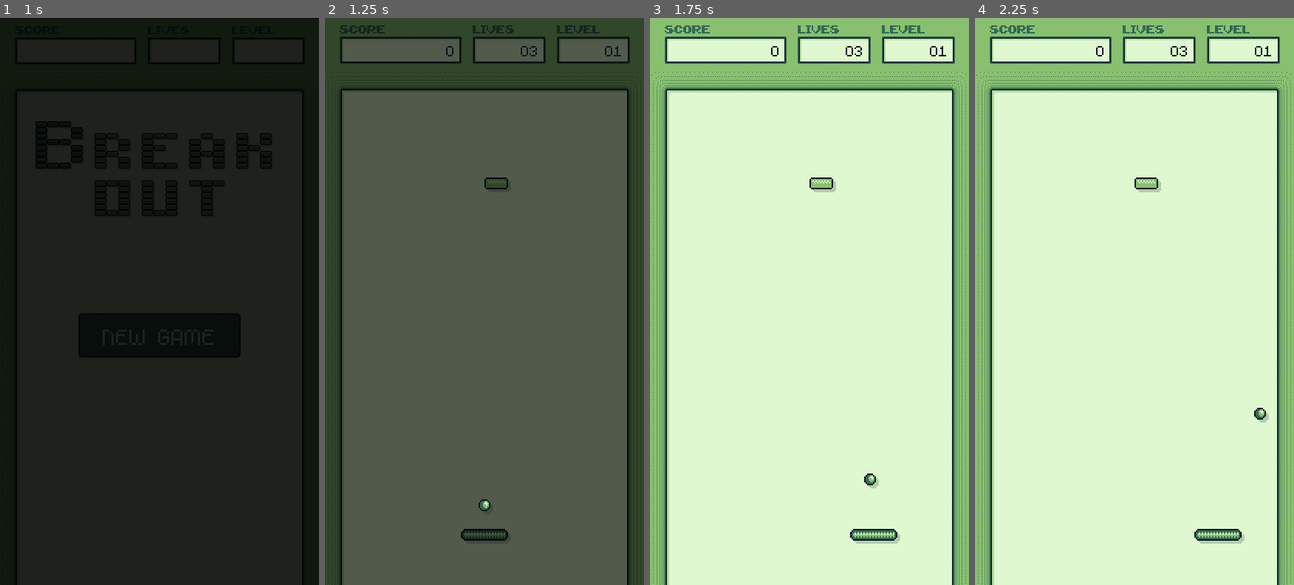
Above: before the commit, frames 1-4 (left to right).
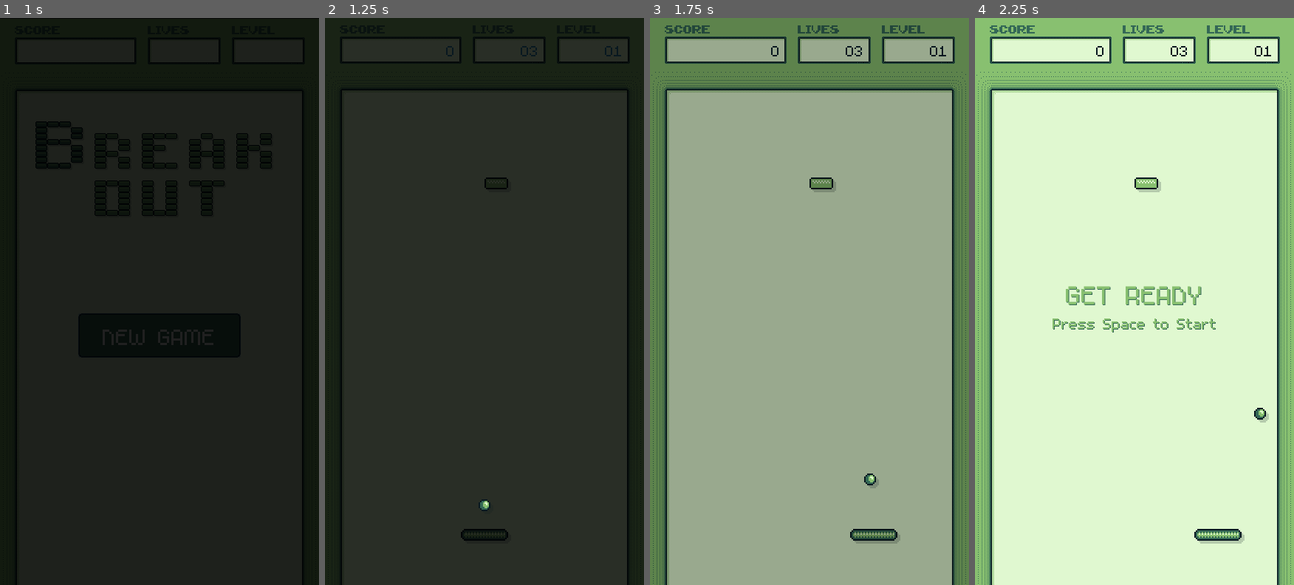
Above: after the commit, the same moments.

Repository: mikahimself/breakout-godot
Game: Godot game, scene res://scenes/TitleScreen.tscn
Same seed, same stepped clock (60 frames per second), same inputs: the game is played once before the commit and once after it.
Inputs:
- Up to frame 1 (1 s): click "NEW GAME" at 0.5 s
- Up to frame 2 (1.25 s): no input
- Up to frame 3 (1.75 s): hold Right from 1.28 s (still down); tap Space at 1.52 s
- Up to frame 4 (2.25 s): release Right at 2.03 s; hold Left from 2.03 s (still down)

Frame 1 is identical in both runs. In frame 2, 95% of the frame differs, in the area x 0-100%, y 0-100%; in frame 3, 99%; in frame 4, 1.1%.

Commit message:
Change fades, add sounds, move brick script to scripts folder.

Diff:
--- a/scenes/Gamescreen.tscn
+++ b/scenes/Gamescreen.tscn
@@ -84,6 +84,9 @@
 
 [node name="gamescreen_label" parent="." instance=ExtResource( 8 )]
 [connection signal="level_ready" from="." to="game_controller" method="_on_Gamescreen_level_ready"]
+[connection signal="ball_shot" from="paddle" to="." method="_on_paddle_ball_shot"]
 [connection signal="ball_shot" from="paddle" to="game_controller" method="_on_paddle_ball_shot"]
+[connection signal="level_change" from="game_controller" to="." method="_on_game_controller_level_change"]
 [connection signal="level_finished" from="game_controller" to="." method="_on_game_controller_level_finished"]
 [connection signal="body_entered" from="game_over_area" to="game_controller" method="_on_game_over_area_body_entered"]
+[connection signal="fade_finished" from="FadeIn" to="." method="_on_FadeIn_fade_finished"]
--- a/scenes/brick.tscn
+++ b/scenes/brick.tscn
@@ -1,6 +1,6 @@
 [gd_scene load_steps=5 format=2]
 
-[ext_resource path="res://scenes/brick.gd" type="Script" id=1]
+[ext_resource path="res://scripts/brick.gd" type="Script" id=1]
 [ext_resource path="res://sprites/block_shadow.png" type="Texture" id=2]
 [ext_resource path="res://sprites/blocks.png" type="Texture" id=3]
 
--- a/scenes/fade_in.tscn
+++ b/scenes/fade_in.tscn
@@ -19,8 +19,7 @@
 "values": [ Color( 0, 0, 0, 1 ), Color( 0, 0, 0, 0 ) ]
 }
 
-[sub_resource type="Animation" id=1]
-resource_name = "Fade_Out"
+[sub_resource type="Animation" id=2]
 length = 0.5
 step = 0.5
 tracks/0/type = "value"
@@ -45,6 +44,6 @@
 script = ExtResource( 1 )
 
 [node name="AnimationPlayer" type="AnimationPlayer" parent="."]
-anims/Fade_In = SubResource( 2 )
-anims/Fade_Out = SubResource( 1 )
+anims/Fade_In = SubResource( 1 )
+anims/Fade_Out = SubResource( 2 )
 [connection signal="animation_finished" from="AnimationPlayer" to="." method="_on_AnimationPlayer_animation_finished"]
--- a/scenes/gamescreen_label.tscn
+++ b/scenes/gamescreen_label.tscn
@@ -1,20 +1,23 @@
-[gd_scene load_steps=4 format=2]
+[gd_scene load_steps=5 format=2]
 
-[ext_resource path="res://fonts/m5x7.ttf" type="DynamicFontData" id=1]
+[ext_resource path="res://themes/breakout_theme.tres" type="Theme" id=1]
+[ext_resource path="res://fonts/m5x7.ttf" type="DynamicFontData" id=2]
 
 [sub_resource type="DynamicFont" id=1]
 size = 56
-font_data = ExtResource( 1 )
+font_data = ExtResource( 2 )
 
 [sub_resource type="DynamicFont" id=2]
 size = 32
-font_data = ExtResource( 1 )
+font_data = ExtResource( 2 )
 
 [node name="gamescreen_label" type="VBoxContainer"]
+visible = false
 margin_left = 66.0
 margin_top = 350.0
 margin_right = 366.0
 margin_bottom = 450.0
+theme = ExtResource( 1 )
 
 [node name="label_maintext" type="Label" parent="."]
 margin_right = 300.0
--- a/scripts/Gamescreen.gd
+++ b/scripts/Gamescreen.gd
@@ -1,4 +1,14 @@
 extends Node2D
+
+# Text constants
+var txt_game_over_main = "GAME OVER"
+var txt_game_over_sub = "Press Space to Continue"
+var txt_lvl_finished_main = "LEVEL FINISHED"
+var txt_get_ready_main = "GET READY"
+var txt_get_ready_sub = "Press Space to Start"
+var txt_congrats_main = "CONGRATULATIONS"
+var txt_congrats_sub = "You Beat the Final Level!\nPress Space to Continue"
+var txt_none = ""
 
 var side_buffer = 40
 var top_buffer = 128
@@ -16,12 +26,12 @@
 var level
 var levels
 
+var gs_label_main
+var gs_label_sub
+
 func _ready():
 	setup_items()
 	create_level()
-	#$FadeIn.show()
-	#$FadeIn.fade_in()
-
 
 func create_level():
 	brick_count = 0
@@ -37,7 +47,6 @@
 				# Add the brick to the scene to make it visible
 				get_node("brick_container").call_deferred("add_child", brick)
 				brick_count += 1
-	emit_signal("level_ready", brick_count)
 	show_screen()
 
 func get_brick_count():
@@ -49,18 +58,44 @@
 func setup_items():
 	levels = $leveldata.levels
 	level = levels[$game_controller.level]
+	gs_label_main = $gamescreen_label.get_node("label_maintext")
+	gs_label_sub = $gamescreen_label.get_node("label_subtext")
 	print("current level: ", level)
 
 func _on_game_controller_level_finished():
+	show_label(txt_lvl_finished_main, txt_none)
 	for brick in get_node("brick_container").get_children():
 		brick.queue_free()
+
+func _on_game_controller_level_change():
+	hide_label()
+	fade_screen()
 	setup_items()
 	create_level()
 
+func _on_FadeIn_fade_finished(anim_name):
+	print("fade finished ", anim_name)
+	if anim_name == "Fade_In":
+		emit_signal("level_ready", brick_count)
+		show_label(txt_get_ready_main, txt_get_ready_sub)
+
+func _on_paddle_ball_shot():
+	hide_label()
+
+func show_label(main_text, sub_text):
+	gs_label_main.set_text(main_text)
+	gs_label_sub.set_text(sub_text)
+	$gamescreen_label.show()
+
+func hide_label():
+	gs_label_main.set_text(txt_none)
+	gs_label_sub.set_text(txt_none)
+	$gamescreen_label.hide()
+
 func fade_screen():
 	$FadeIn.show()
-	$FadeIn.fade_out()
+	$FadeIn.fade_out(0.5)
 
 func show_screen():
 	$FadeIn.show()
-	$FadeIn.fade_in()
+	$FadeIn.fade_in(0.5)
--- a/scripts/TitleScreen.gd
+++ b/scripts/TitleScreen.gd
@@ -56,9 +56,9 @@
 
 func _on_new_game_button_pressed():
 	$FadeIn.show()
-	$FadeIn.fade_out()
+	$FadeIn.fade_out(1)
 
 
-func _on_FadeIn_fade_finished():
+func _on_FadeIn_fade_finished(anim_name):
 	get_node("brick_container").queue_free()
 	get_tree().change_scene("res://scenes/Gamescreen.tscn")
--- a/scripts/fade_in.gd
+++ b/scripts/fade_in.gd
@@ -1,12 +1,12 @@
 extends ColorRect
 
-signal fade_finished
+signal fade_finished(anim_name)
 
-func fade_out():
-	$AnimationPlayer.play("Fade_Out")
+func fade_out(speed):
+	$AnimationPlayer.play("Fade_Out", -1, speed, false)
 
-func fade_in():
-	$AnimationPlayer.play("Fade_In")
+func fade_in(speed):
+	$AnimationPlayer.play("Fade_In", -1, speed, false)
 
 func _on_AnimationPlayer_animation_finished(anim_name):
-	emit_signal("fade_finished")
+	emit_signal("fade_finished", anim_name)
--- a/scripts/game_controller.gd
+++ b/scripts/game_controller.gd
@@ -6,6 +6,7 @@
 # out of bounds 2
 
 var out_of_bounds_timer
+var level_finished_timer
 var ball_state
 var no_of_balls_in_play
 var ball
@@ -25,6 +26,7 @@
 
 # Signals
 signal level_finished
+signal level_change
 signal game_finished
 signal game_over
 
@@ -50,7 +52,14 @@
 	out_of_bounds_timer.set_one_shot(true)
 	out_of_bounds_timer.set_wait_time(0.75)
 	out_of_bounds_timer.connect("timeout", self, "_on_out_of_bounds_timeout")
+
+	level_finished_timer = Timer.new()
+	level_finished_timer.set_one_shot(true)
+	level_finished_timer.set_wait_time(1.5)
+	level_finished_timer.connect("timeout", self, "_on_level_finished_timeout")
+
 	add_child(out_of_bounds_timer)
+	add_child(level_finished_timer)
 
 func setup_labels():
 	label_score = get_parent().get_node("textboxes").get_node("label_score")
@@ -72,6 +81,10 @@
 	ball_state = 0
 	if _update_lives():
 		init_ball()
+
+func _on_level_finished_timeout():
+	print("level end timer finished")
+	emit_signal("level_change")
 
 func _update_score(add_score):
 	score += add_score
@@ -112,6 +125,7 @@
 		no_of_balls_in_play = 0
 		print("level finished")
 		emit_signal("level_finished")
+		level_finished_timer.start()
 
 func init_ball():
 	var ball_node = ball.instance()
--- a/themes/breakout_theme.tres
+++ b/themes/breakout_theme.tres
@@ -44,13 +44,16 @@
 corner_radius_bottom_left = 6
 anti_aliasing = false
 
-[sub_resource type="DynamicFont" id=1]
+[sub_resource type="DynamicFont" id=4]
+font_data = ExtResource( 1 )
+
+[sub_resource type="DynamicFont" id=5]
 size = 48
 outline_color = Color( 0.0313726, 0.0941176, 0.12549, 1 )
 font_data = ExtResource( 1 )
 
 [resource]
-default_font = SubResource( 1 )
+default_font = SubResource( 5 )
 Button/colors/font_color = Color( 0.878431, 0.972549, 0.815686, 1 )
 Button/colors/font_color_disabled = Color( 0.878431, 0.972549, 0.815686, 0.2 )
 Button/colors/font_color_hover = Color( 0.878431, 0.972549, 0.815686, 1 )
@@ -59,6 +62,15 @@
 Button/fonts/font = null
 Button/styles/disabled = null
 Button/styles/focus = null
-Button/styles/hover = SubResource( 2 )
-Button/styles/normal = SubResource( 3 )
-Button/styles/pressed = SubResource( 4 )
+Button/styles/hover = SubResource( 1 )
+Button/styles/normal = SubResource( 2 )
+Button/styles/pressed = SubResource( 3 )
+Label/colors/font_color = Color( 0, 0, 0, 1 )
+Label/colors/font_color_shadow = Color( 0, 0, 0, 0 )
+Label/colors/font_outline_modulate = Color( 1, 1, 1, 1 )
+Label/constants/line_spacing = 3
+Label/constants/shadow_as_outline = 0
+Label/constants/shadow_offset_x = 1
+Label/constants/shadow_offset_y = 1
+Label/fonts/font = SubResource( 4 )
+Label/styles/normal = null
Not shown: 2 places in scenes/TitleScreen.tscn that only renumber resources
Not shown: 1 places in scenes/fade_in.tscn that only renumber resources
Renamed: scenes/brick.gd -> scripts/brick.gd
Not shown, added: sounds/77_arrowbounce.wav.import
Not shown, added: sounds/ping_pong_8bit_plop.ogg.import
Not shown: 3 places in themes/breakout_theme.tres that only renumber resources
Not shown, added: sounds/77_arrowbounce.wav
Not shown, added: sounds/ping_pong_8bit_plop.ogg
